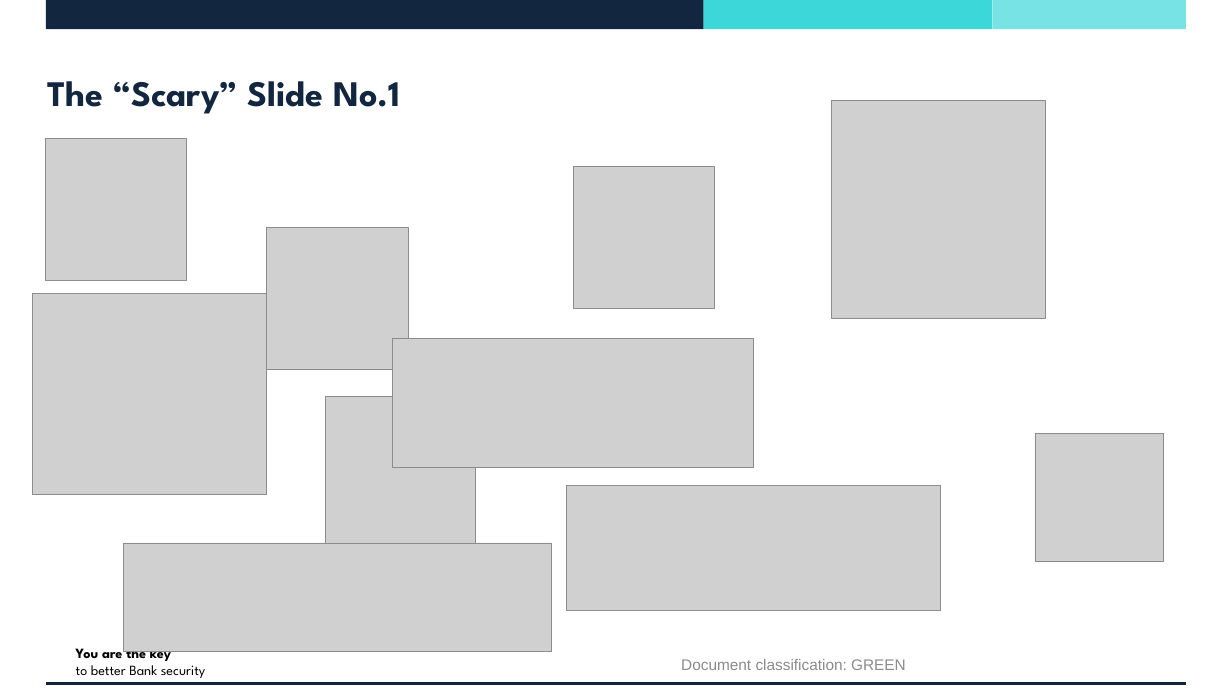
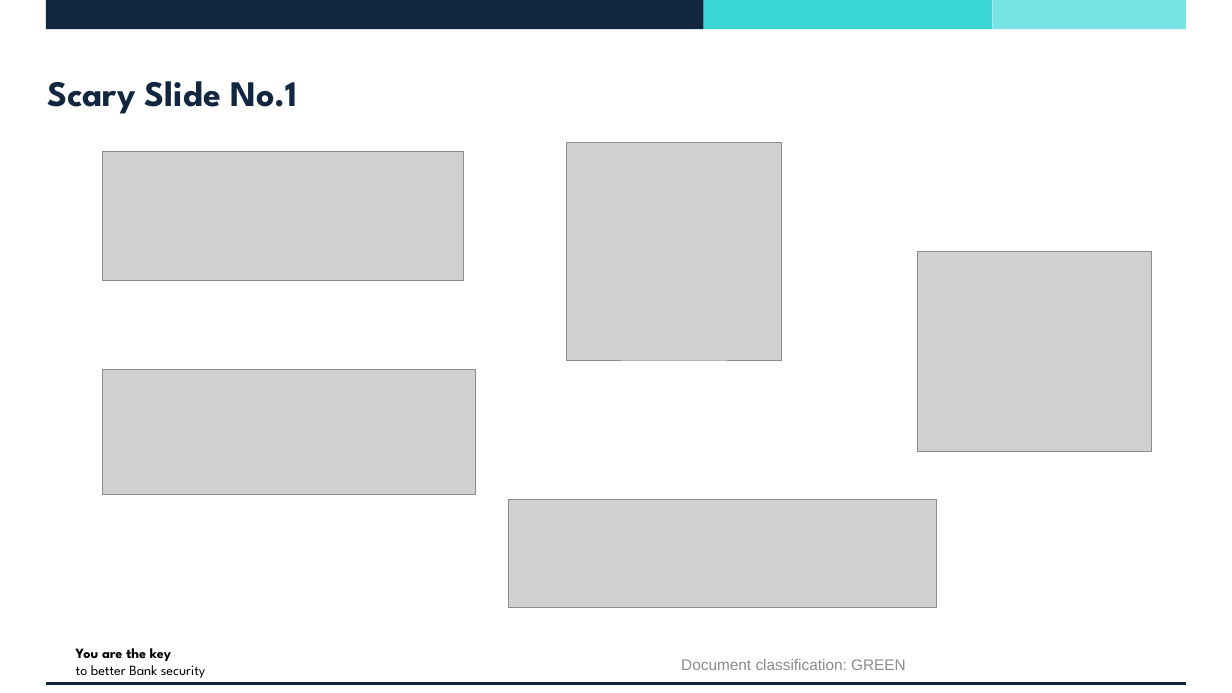
Before and after one commit to vincentjking/Presentations, a slide deck: slide 6 of 202301 - BCS/DevSecOps - The True Cost of Secure Transformation.pptx. Drawn at 1232x693 pixels with LibreOffice and Linux fonts; fonts in the diff are those of the drawing; grey boxes stand for pictures; background and template pictures are left out. Boxes give left, top, right and bottom in pixels: in the first picture for what was removed or moved away, otherwise in the second. Text is boxed around its words. In the diff, an @@ line names an element or a change of style, - is before the commit and + after.

Commit message:
Updated BCS presentation

```diff
--- a/202301 - BCS/DevSecOps - The True Cost of Secure Transformation.pptx
+++ b/202301 - BCS/DevSecOps - The True Cost of Secure Transformation.pptx
@@ title at [47,81,298,114]: text changed @@
-The “Scary” Slide No.1
+Scary Slide No.1
@@ picture removed at [45,139,187,280] @@
@@ picture: place and size @@
-picture at [831,101,1045,318]
+picture at [567,142,781,360]
@@ picture: place and size @@
-picture at [393,338,754,468]
+picture at [103,152,464,281]
@@ picture removed at [574,166,715,308] @@
@@ picture removed at [267,227,409,369] @@
@@ picture: place and size @@
-picture at [33,294,267,494]
+picture at [918,251,1152,452]
@@ picture: place and size @@
-picture at [567,486,940,611]
+picture at [103,370,476,494]
@@ picture removed at [325,396,475,546] @@
@@ picture removed at [1035,433,1164,562] @@
@@ picture: place and size @@
-picture at [124,543,553,653]
+picture at [508,499,937,608]
```
Also in this commit, not shown: 3 other slides changed, 1 slide removed.
